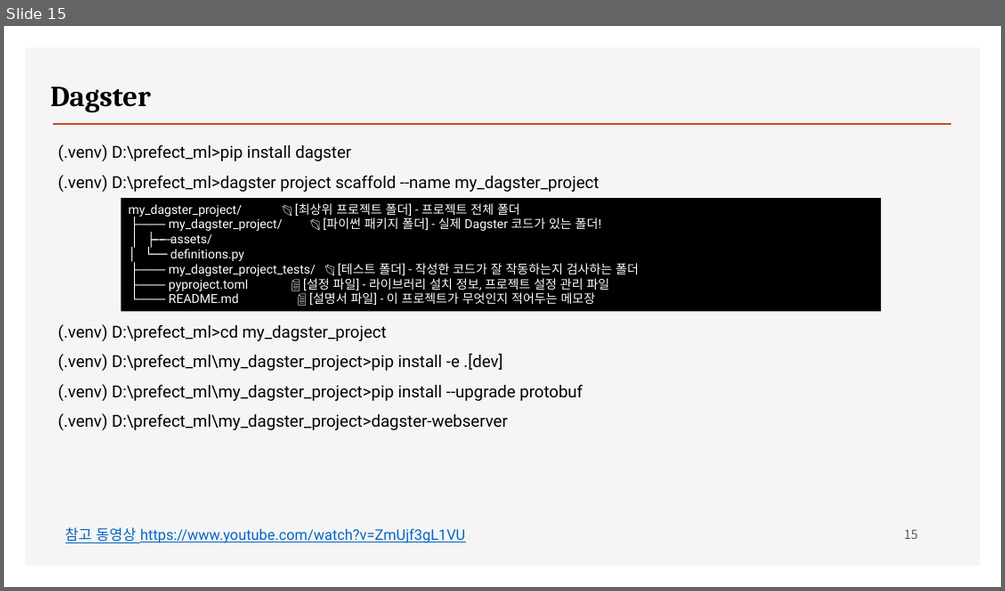
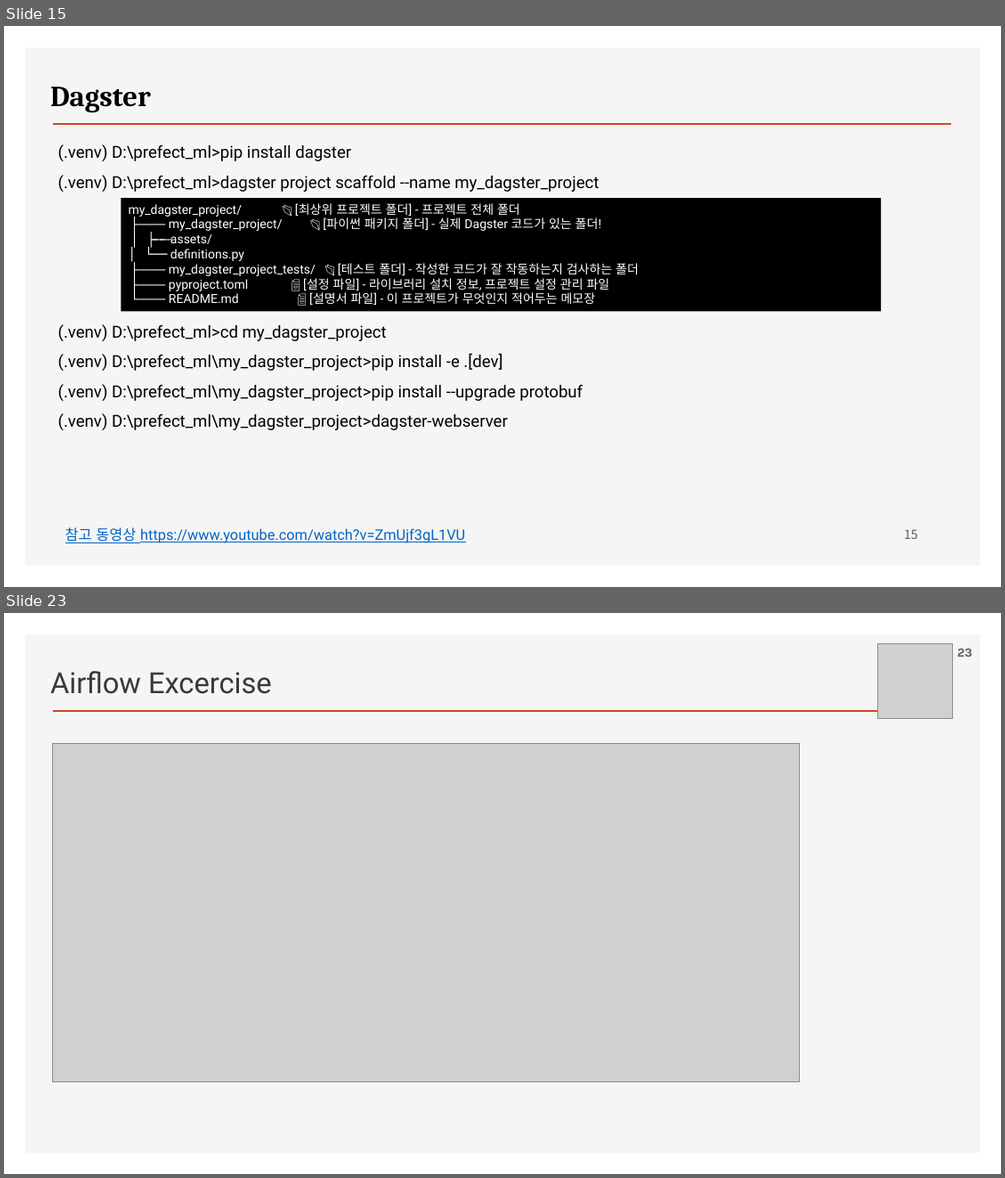
Before and after one commit to ancestor9/2026_Fall_AI-Workflow, a slide deck: PPTs/02_workflow orchestration framework.pptx. Shown one above the other, each under a label of ours: slide 15 before the commit, slides 15 and 23 after it; the slides between them are not shown. The pictures are 1005x591 and 1005x1178 pixels, drawn with LibreOffice and Linux fonts; fonts in the diff are those of the drawing; grey boxes stand for pictures; background and template pictures are left out. Boxes give left, top, right and bottom in pixels: in the first picture for what was removed or moved away, otherwise in the second. Text is boxed around its words. In the diff, an @@ line names an element or a change of style, - is before the commit and + after.

```diff
--- a/PPTs/02_workflow orchestration framework.pptx
+++ b/PPTs/02_workflow orchestration framework.pptx
@@ slide 23 added at [4,613,1001,1174], background #FFFFFF; not listed: 2 template elements that a slide beside it also shows @@
@@ picture added at [878,643,953,718] @@
@@ page number added at [957,649,972,657], 12 pt, text #595959, bold @@
+23
@@ text added at [50,671,272,694], 28 pt, text #3B3838 @@
+Airflow Excercise
@@ picture added at [53,743,800,1081] @@
```
Also in this commit, not shown: 1 slide changed, 18 other slides added.
